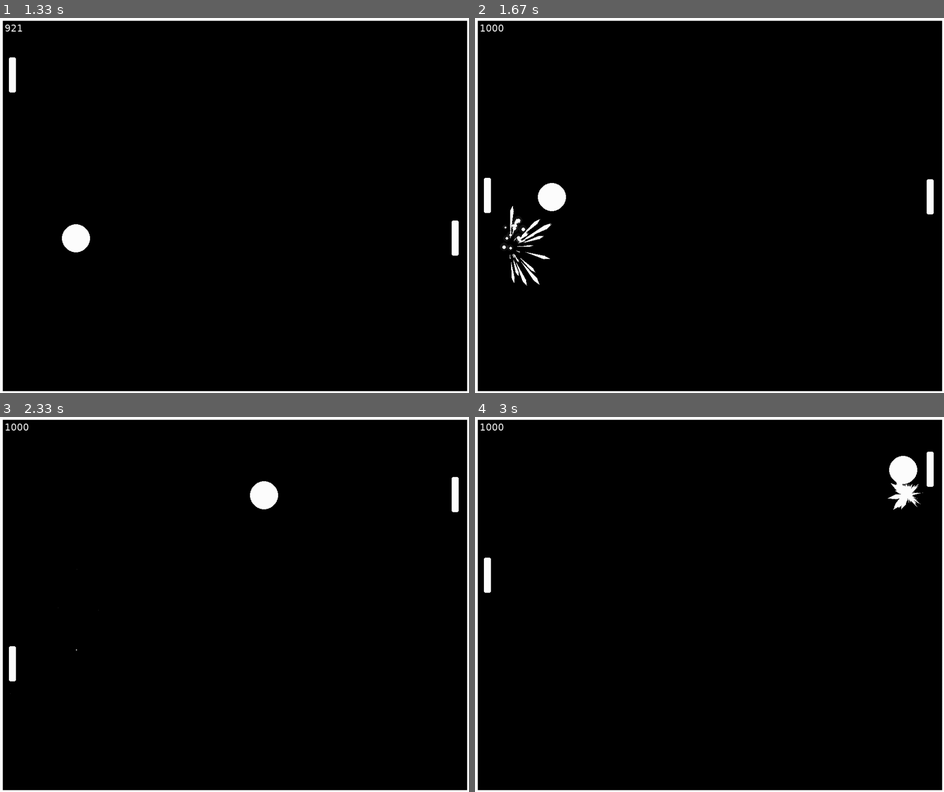
Above: before the commit, frames 1-4 (two rows, left to right).
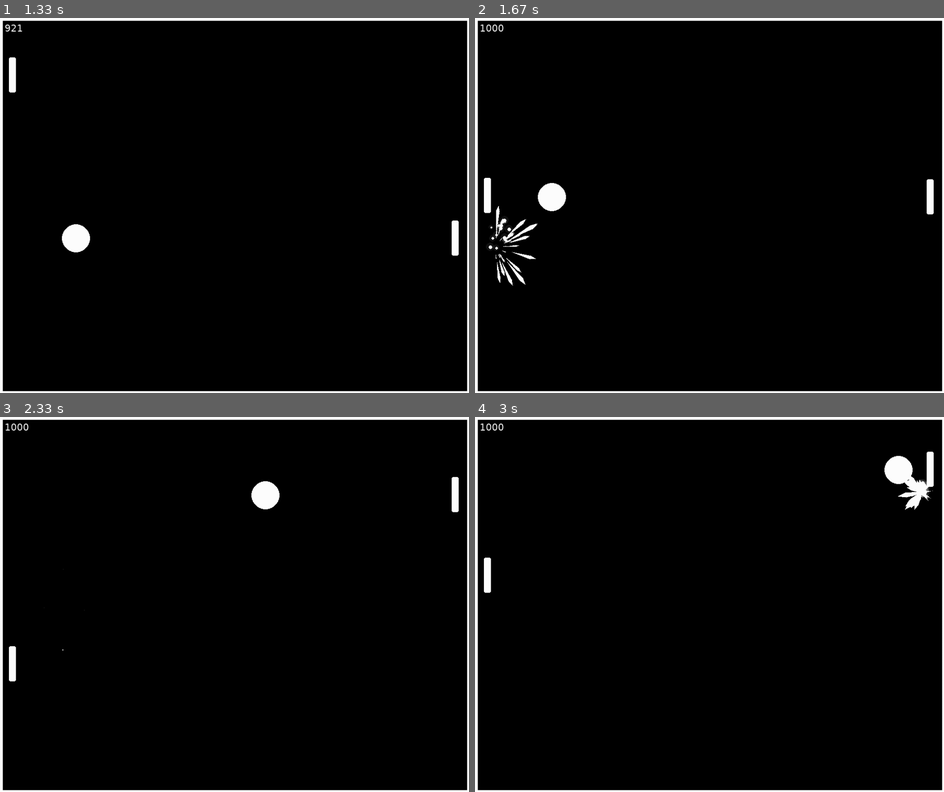
Above: after the commit, the same moments.

Repository: bkmcoding/Pung
Game: pygame game, started from app.py
Same seed, same stepped clock (60 frames per second), same inputs: the game is played once before the commit and once after it.
Inputs (mouse positions are in pixels of both pictures, inside the frame that each line leads up to):
- Up to frame 1 (1.33 s): click (234, 205) at 0.38 s; click (121, 209) at 0.72 s; click (304, 74) at 1.05 s
- Up to frame 2 (1.67 s): click (540, 194) at 1.38 s
- Up to frame 3 (2.33 s): click (239, 645) at 1.72 s; click (356, 664) at 2.05 s
- Up to frame 4 (3 s): click (831, 570) at 2.38 s; click (878, 574) at 2.72 s

Frame 1 is identical in both runs. In frame 2, 0.8% of the frame differs, in the area x 2-17%, y 50-72%; in frame 3, less than 0.1%; in frame 4, 0.6%.

Commit message:
adjusted paddle effect distance

Diff:
--- a/app.py
+++ b/app.py
@@ -257,7 +257,7 @@
                         ):
                             self.rect.right = paddle.rect.left
                             self.x_pos = self.rect.centerx
-                            self.x_speed *= -1.005
+                            self.x_speed *= -1.01
                             collision[1] = True
 
                         # collision on the left
@@ -267,7 +267,7 @@
                     ):
                         self.rect.left = paddle.rect.right
                         self.x_pos = self.rect.centerx
-                        self.x_speed *= -1.005
+                        self.x_speed *= -1.01
                         self.y_speed *= (1 - random.randint(-1000,1000) / 1000)
 
 
@@ -303,8 +303,8 @@
 menu = Menu()
 ball = Ball(SCREEN_WIDTH / 2 - 15, 50, 30, 'white', 100, .75, 0, 0, 1, 0.02)
 pog = POG(SCREEN_WIDTH / 2, SCREEN_HEIGHT / 2, 5, True)
-player = Paddle(paddle_height / 4, SCREEN_WIDTH / 2 - paddle_height / 2, 15, paddle_height, 'white')
-enemy = Paddle(SCREEN_WIDTH - paddle_height / 2, SCREEN_HEIGHT / 2 - paddle_height / 2, 15, paddle_height, 'white')
+player = Paddle(paddle_height / 4, SCREEN_WIDTH / 2 - paddle_height / 2, 10, paddle_height, 'white')
+enemy = Paddle(SCREEN_WIDTH - paddle_height / 2, SCREEN_HEIGHT / 2 - paddle_height / 2, 10, paddle_height, 'white')
 fps_counter = FPS()
 particles = []
 sparks = []
@@ -342,7 +342,6 @@
         if ball.round_over[1] == 1:
             player_score += 1
             game_status = 0
-        print(ball.round_over)
         pog.update()
 
         if collision[0]:
@@ -350,7 +349,7 @@
                 for i in range(15):
                     particles.append(
                         Particle(
-                            ball.x_pos,
+                            ball.x_pos + ball.radius,
                             ball.y_pos + ball.radius * 2,
                             random.randint(0, 40) / 10 - 1,
                             random.randint(-50, 10) / 10 - 1,
@@ -364,7 +363,7 @@
                 for i in range(30):
                     sparks.append(
                         Spark(
-                            [ball.x_pos, ball.y_pos + ball.radius * 2],
+                            [ball.x_pos + ball.radius, ball.y_pos + ball.radius * 2],
                             math.radians(random.randint(90, 270)),
                             random.randint(2, 9),
                             (255, 255, 255),
@@ -375,7 +374,7 @@
                 for i in range(15):
                     particles.append(
                         Particle(
-                            ball.x_pos,
+                            ball.x_pos - ball.radius,
                             ball.y_pos + ball.radius * 2,
                             random.randint(0, 40) / 10 - 1,
                             random.randint(-50, 10) / 10 - 1,
@@ -389,7 +388,7 @@
                 for i in range(30):
                     sparks.append(
                         Spark(
-                            [ball.x_pos, ball.y_pos + ball.radius * 2],
+                            [ball.x_pos - ball.radius, ball.y_pos + ball.radius * 2],
                             math.radians(random.randint(-90, 90)),
                             random.randint(2, 9),
                             (255, 255, 255),
